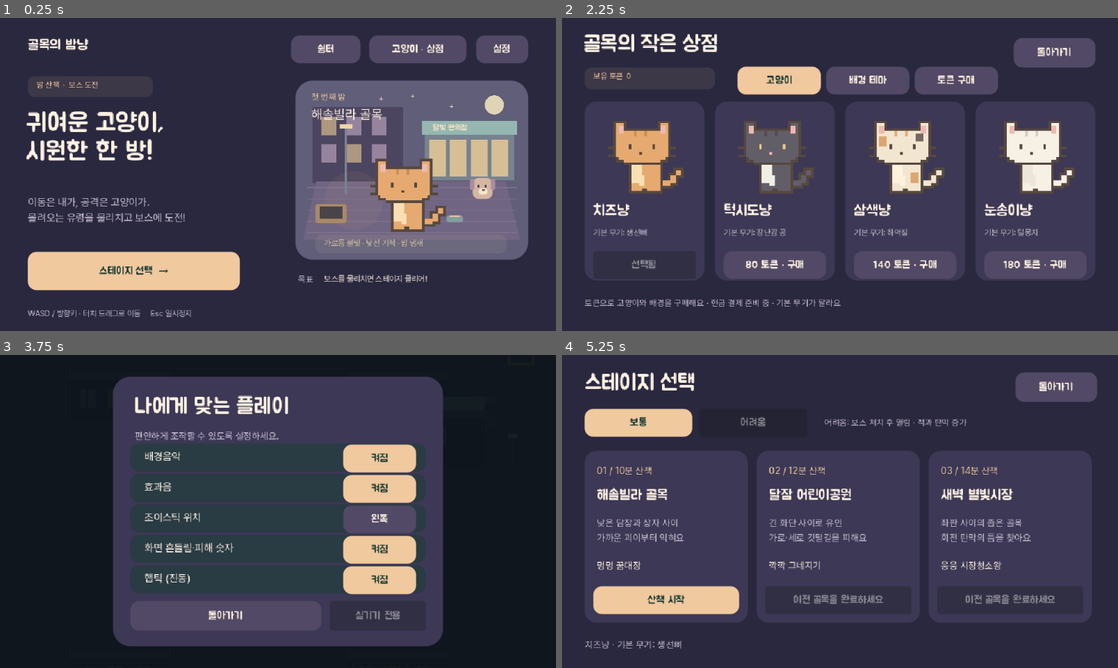
Above: before the commit, frames 1-4 (two rows, left to right).
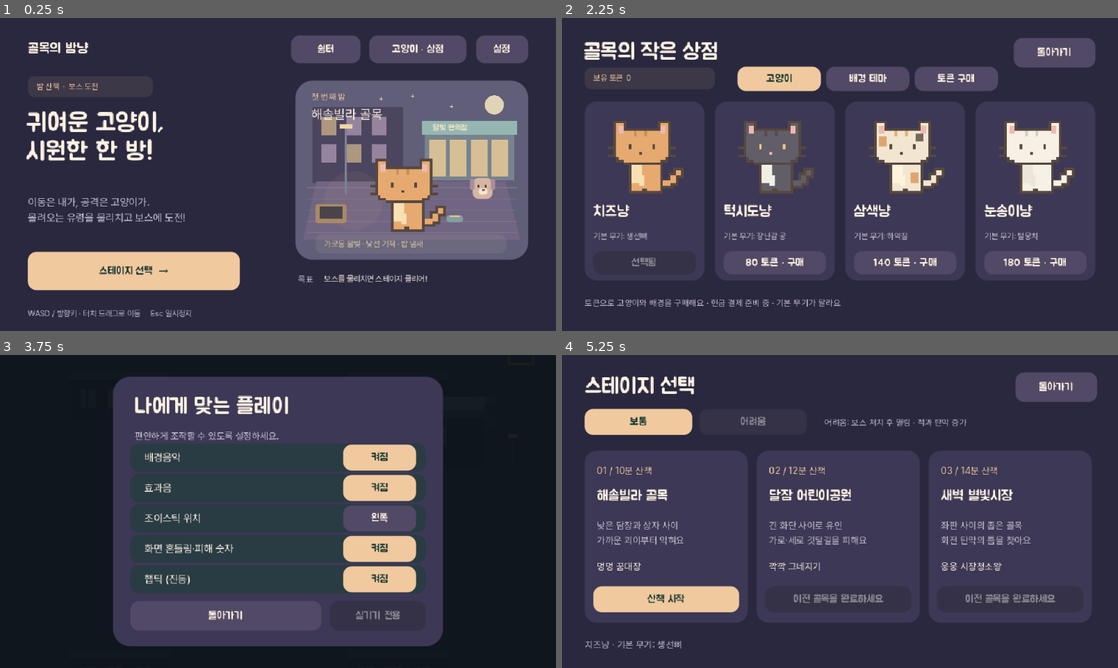
Above: after the commit, the same moments.

Repository: chlee1252/roguelike
Game: Godot game, scene res://app/game.tscn
Same seed, same stepped clock (60 frames per second), same inputs: the game is played once before the commit and once after it. Sound files missing from this copy of the repository are replaced by a short silence.
Inputs:
- Up to frame 1 (0.25 s): no input
- Up to frame 2 (2.25 s): click "쉼터" at 0.5 s; click "돌아가기" at 1.25 s; click "고양이 · 상점" at 2 s
- Up to frame 3 (3.75 s): click "돌아가기" at 2.75 s; click "설정" at 3.5 s
- Up to frame 4 (5.25 s): click "돌아가기" at 4.25 s; click "스테이지 선택 →" at 5 s

The runs differ from the first frame. In frame 1, 0.6% of the frame differs, in the area x 5-76%, y 6-74%; in frame 2, 4.0%; in frame 3, 1.4%; in frame 4, 4.1%, in the area x 4-89%, y 5-83%.

Commit message:
fix: vertically center component text and button content

Diff:
--- a/game/run.gd
+++ b/game/run.gd
@@ -85,6 +85,7 @@
 func _label(parent: Node, text: String, at: Vector2, font_size: int, color := GameSkin.INK) -> Label:
 	var label := Label.new()
 	label.text = text
+	label.vertical_alignment = VERTICAL_ALIGNMENT_CENTER
 	label.position = at
 	label.add_theme_font_size_override("font_size", font_size)
 	label.add_theme_font_override("font", GameSkin.BOLD if font_size >= 16 else GameSkin.REGULAR)
@@ -93,16 +94,24 @@
 	parent.add_child(label)
 	return label
 
+func _cell_label(parent: Node, text: String, rect: Rect2, font_size: int, color := GameSkin.INK) -> Label:
+	var label := _label(parent, "", rect.position, font_size, color)
+	label.size = rect.size
+	label.text = text
+	return label
+
 func _button(parent: Node, text: String, rect: Rect2, action: Callable, primary: bool = false) -> Button:
 	var button := Button.new()
 	button.text = text
 	button.position = rect.position
-	button.size = rect.size
+	button.alignment = HORIZONTAL_ALIGNMENT_CENTER
 	button.add_theme_font_size_override("font_size", 12)
 	button.add_theme_font_override("font", GameSkin.BOLD)
 	var normal := GameSkin.box(GameSkin.MINT if primary else Color("514965"), 10)
 	normal.content_margin_left = 10
 	normal.content_margin_right = 10
+	normal.content_margin_top = 4
+	normal.content_margin_bottom = 4
 	button.add_theme_stylebox_override("normal", normal)
 	var hover := normal.duplicate() as StyleBoxFlat
 	hover.bg_color = Color("c3eddb") if primary else Color("665a7a")
@@ -110,11 +119,15 @@
 	var pressed := normal.duplicate() as StyleBoxFlat
 	pressed.bg_color = Color("85c6ac") if primary else Color("413952")
 	button.add_theme_stylebox_override("pressed", pressed)
+	var disabled := normal.duplicate() as StyleBoxFlat
+	disabled.bg_color = Color("353147")
+	button.add_theme_stylebox_override("disabled", disabled)
 	button.add_theme_stylebox_override("focus", GameSkin.box(Color.TRANSPARENT, 10, Color("bedccd")))
 	for state_name in ["font_color", "font_hover_color", "font_pressed_color", "font_focus_color"]:
 		button.add_theme_color_override(state_name, Color("183a32") if primary else GameSkin.INK)
 	button.pressed.connect(action)
 	parent.add_child(button)
+	button.size = rect.size
 	screen_buttons.append(button)
 	return button
 
@@ -132,7 +145,7 @@
 
 func _chip(parent: Node, text: String, rect: Rect2, color := GameSkin.MINT) -> void:
 	_panel(parent, rect, Color(color, 0.10), 8)
-	_label(parent, text, rect.position + Vector2(10, 4), 9, color)
+	_cell_label(parent, text, Rect2(rect.position + Vector2(10, 0), rect.size - Vector2(20, 0)), 9, color)
 
 func _icon(parent: Node, index: int, at: Vector2, tint := GameSkin.MINT) -> void:
 	var glyph := EquipmentGlyph.new()
@@ -149,11 +162,11 @@
 	add_child(hud)
 	_panel(hud, Rect2(12, 10, 155, 39), Color(0.06, 0.11, 0.14, 0.92), 12)
 	_panel(hud, Rect2(235, 10, 300, 36), Color(0.06, 0.11, 0.14, 0.92), 12)
-	title = _label(hud, "동네 고양이", Vector2(24, 15), 10, GameSkin.MUTED)
-	health_text = _label(hud, "100", Vector2(135, 15), 10, GameSkin.MINT)
-	stats = _label(hud, "", Vector2(251, 19), 12)
+	title = _cell_label(hud, "동네 고양이", Rect2(24, 10, 107, 25), 10, GameSkin.MUTED)
+	health_text = _cell_label(hud, "100", Rect2(135, 10, 30, 25), 10, GameSkin.MINT)
+	stats = _cell_label(hud, "", Rect2(251, 10, 270, 33), 12)
 	_panel(hud, Rect2(12, 324, 616, 26), Color(0.06, 0.11, 0.14, 0.88), 9)
-	loadout = _label(hud, "", Vector2(24, 330), 9, GameSkin.MUTED)
+	loadout = _cell_label(hud, "", Rect2(24, 324, 592, 26), 9, GameSkin.MUTED)
 	wave_label = _label(hud, "", Vector2(150, 58), 13, Color("e6c69b"))
 	wave_label.autowrap_mode = TextServer.AUTOWRAP_WORD_SMART
 	wave_label.size = Vector2(440, 42)
@@ -177,7 +190,7 @@
 	boss_panel.mouse_filter = Control.MOUSE_FILTER_IGNORE
 	hud.add_child(boss_panel)
 	_panel(boss_panel, Rect2(170, 52, 300, 34), Color("514965"), 10)
-	boss_title = _label(boss_panel, "멍멍 꿈대장", Vector2(184, 55), 10, GameSkin.INK)
+	boss_title = _cell_label(boss_panel, "멍멍 꿈대장", Rect2(184, 52, 272, 24), 10, GameSkin.INK)
 	boss_bar = ProgressBar.new()
 	boss_bar.position = Vector2(184, 76)
 	_style_bar(boss_bar, Color("efb5c3"))
@@ -207,7 +220,7 @@
 	hud.visible = false
 	_clear_overlay()
 	_panel(overlay, Rect2(0, 0, 640, 360), GameSkin.BASE, 0)
-	_label(overlay, "골목의 밤냥", Vector2(32, 23), 16)
+	_cell_label(overlay, "골목의 밤냥", Rect2(32, 20, 280, 32), 16)
 	_button(overlay, "쉼터", Rect2(335, 20, 80, 32), _show_shelter)
 	_button(overlay, "고양이 · 상점", Rect2(425, 20, 112, 32), _show_cats)
 	_button(overlay, "설정", Rect2(548, 20, 60, 32), _show_settings)
@@ -437,9 +450,9 @@
 		if id.begins_with("w") or id.begins_with("s"):
 			var rank: int = battle.weapons[id.substr(1).to_int()] if id.begins_with("w") else battle.supports[id.substr(1).to_int()]
 			rank_text = ("새 무기" if id.begins_with("w") else "새 강화") if rank == 0 else "%d → %d 레벨" % [rank, rank + 1]
-		_label(overlay, rank_text, Vector2(x + 69, 148), 10, tint)
+		_cell_label(overlay, rank_text, Rect2(x + 69, 137, 105, 38), 10, tint)
 		var description := _describe(id)
-		_label(overlay, description[0], Vector2(x + 14, 185), 16)
+		_cell_label(overlay, description[0], Rect2(x + 14, 180, 160, 32), 16)
 		var detail := _label(overlay, "", Vector2(x + 14, 212), 10, GameSkin.MUTED)
 		detail.autowrap_mode = TextServer.AUTOWRAP_WORD_SMART
 		detail.size = Vector2(160, 78)
@@ -545,8 +558,8 @@
 	for i in 3:
 		var x := 84 + i * 156
 		_panel(overlay, Rect2(x, 164, 146, 76), Color("293d43"), 12)
-		_label(overlay, ["산책 시간", "처치한 적", "도달 레벨"][i], Vector2(x + 14, 174), 10, GameSkin.MUTED)
-		_label(overlay, values[i], Vector2(x + 14, 195), 25, GameSkin.MINT)
+		_cell_label(overlay, ["산책 시간", "처치한 적", "도달 레벨"][i], Rect2(x + 14, 170, 118, 20), 10, GameSkin.MUTED)
+		_cell_label(overlay, values[i], Rect2(x + 14, 190, 118, 42), 25, GameSkin.MINT)
 	_label(overlay, "발견: " + NightContent.CLUES[battle.stage_id] if battle.victory else "마지막 위험: " + battle.last_damage, Vector2(84, 247), 10, GameSkin.MUTED)
 	_button(overlay, "이야기 보기" if battle.victory else "다시 도전", Rect2(84, 277, 244, 36), _show_story if battle.victory else start_run, true)
 	_button(overlay, "쉼터로 돌아가기" if result_saved else "기록 저장 재시도", Rect2(340, 277, 216, 36), _show_shelter if result_saved else _show_results)
@@ -653,7 +666,7 @@
 	for i in 5:
 		var y := 102 + i * 35
 		_panel(overlay, Rect2(150, y, 340, 32), Color("293b43"), 10)
-		_label(overlay, ["배경음악", "효과음", "조이스틱 위치", "화면 흔들림·피해 숫자", "햅틱 (진동)"][i], Vector2(166, y + 7), 12)
+		_cell_label(overlay, ["배경음악", "효과음", "조이스틱 위치", "화면 흔들림·피해 숫자", "햅틱 (진동)"][i], Rect2(166, y, 218, 32), 12)
 		var active: bool = [audio.music_enabled, audio.enabled, mirrored, not reduced_effects, haptics.enabled][i]
 		var value := ("오른쪽" if mirrored else "왼쪽") if i == 2 else ("켜짐" if active else "꺼짐")
 		_button(overlay, value, Rect2(395, y + 1, 84, 30), _toggle_setting.bind(["music", "sound", "mirrored", "effects", "haptics"][i]), active)
@@ -685,7 +698,7 @@
 	hud.visible = false
 	_clear_overlay()
 	_panel(overlay, Rect2(0, 0, 640, 360), GameSkin.BASE, 0)
-	_label(overlay, "골목의 작은 상점", Vector2(25, 18), 25)
+	_cell_label(overlay, "골목의 작은 상점", Rect2(25, 18, 480, 44), 25)
 	_chip(overlay, ("테스트 토큰  " if shop.preview else "보유 토큰  ") + str(collection.tokens), Rect2(26, 57, 150, 25))
 	_button(overlay, "돌아가기", Rect2(520, 23, 94, 34), _show_menu)
 	for tab in 3:
@@ -723,10 +736,10 @@
 			preview.texture_filter = CanvasItem.TEXTURE_FILTER_NEAREST
 			preview.mouse_filter = Control.MOUSE_FILTER_IGNORE
 			overlay.add_child(preview)
-		_label(overlay, AlleyTheme.NAMES[id] if background else CatPixel.NAMES[id], Vector2(x + 10, 213), 12 if background else 17)
+		_cell_label(overlay, AlleyTheme.NAMES[id] if background else CatPixel.NAMES[id], Rect2(x + 10, 208, 118, 31), 12 if background else 17)
 		var owned := (collection.themes if background else collection.unlocked).has(id)
 		var selected := id == (collection.selected_theme if background else collection.selected)
-		_label(overlay, ("선택한 배경" if selected else "보유 중" if owned else "잠긴 배경") if background else "기본 무기: " + NightContent.SHORT[NightContent.CAT_STARTERS[id]], Vector2(x + 10, 241), 9, GameSkin.MUTED)
+		_cell_label(overlay, ("선택한 배경" if selected else "보유 중" if owned else "잠긴 배경") if background else "기본 무기: " + NightContent.SHORT[NightContent.CAT_STARTERS[id]], Rect2(x + 10, 239, 118, 25), 9, GameSkin.MUTED)
 		var price: int = CatCollection.THEME_PRICES[id] if background else CatCollection.PRICES[id]
 		var button := _button(overlay, "선택됨" if selected else "선택하기" if owned else "%d 토큰 · 구매" % price, Rect2(x + 10, 268, 118, 27), _cat_action.bind(id, background), selected)
 		button.disabled = selected or shop.busy
@@ -736,8 +749,8 @@
 	for index in 3:
 		var x := 26 + index * 198
 		_panel(overlay, Rect2(x, 142, 188, 135), GameSkin.SURFACE, 14)
-		_label(overlay, "%d 토큰" % CatCollection.PACKS[index], Vector2(x + 18, 158), 24)
-		_label(overlay, "고양이 · 배경 공용", Vector2(x + 18, 197), 11, GameSkin.MUTED)
+		_cell_label(overlay, "%d 토큰" % CatCollection.PACKS[index], Rect2(x + 18, 151, 152, 43), 24)
+		_cell_label(overlay, "고양이 · 배경 공용", Rect2(x + 18, 194, 152, 28), 11, GameSkin.MUTED)
 		var button := _button(overlay, "가상 구매 · 무료 테스트" if shop.preview else "결제 준비 중", Rect2(x + 12, 230, 164, 32), _buy_tokens.bind(index), shop.preview)
 		button.disabled = not shop.preview or shop.busy
 	_button(overlay, "구매 내역 새로고침", Rect2(26, 284, 160, 28), _refresh_shop)
@@ -779,7 +792,7 @@
 	hud.hide()
 	_clear_overlay()
 	_panel(overlay, Rect2(0, 0, 640, 360), GameSkin.BASE, 0)
-	_label(overlay, title_text, Vector2(26, 20), 25)
+	_cell_label(overlay, title_text, Rect2(26, 15, 480, 44), 25)
 	var back := _button(overlay, "돌아가기", Rect2(522, 20, 94, 34), _show_menu)
 	back.z_index = 20
 
@@ -792,11 +805,11 @@
 	for index in 3:
 		var x := 26 + index * 198
 		_panel(overlay, Rect2(x, 110, 188, 198), GameSkin.SURFACE, 14)
-		_label(overlay, "0%d / %d분 산책" % [index + 1, int(NightContent.DURATIONS[index] / 60)], Vector2(x + 14, 126), 11, GameSkin.MINT)
-		_label(overlay, NightContent.STAGES[index], Vector2(x + 14, 153), 16)
-		var note := _label(overlay, ["낮은 담장과 상자 사이\\n가까운 괴이부터 익혀요", "긴 화단 사이로 유인\\n가로·세로 깃털길을 피해요", "좌판 사이의 좁은 골목\\n회전 탄막의 틈을 찾아요"][index].replace("\\n", "\n"), Vector2(x + 14, 186), 11, GameSkin.MUTED)
+		_cell_label(overlay, "0%d / %d분 산책" % [index + 1, int(NightContent.DURATIONS[index] / 60)], Rect2(x + 14, 120, 160, 26), 11, GameSkin.MINT)
+		_cell_label(overlay, NightContent.STAGES[index], Rect2(x + 14, 146, 160, 34), 16)
+		var note := _cell_label(overlay, ["낮은 담장과 상자 사이\\n가까운 괴이부터 익혀요", "긴 화단 사이로 유인\\n가로·세로 깃털길을 피해요", "좌판 사이의 좁은 골목\\n회전 탄막의 틈을 찾아요"][index].replace("\\n", "\n"), Rect2(x + 14, 180, 160, 48), 11, GameSkin.MUTED)
 		note.size = Vector2(160, 50)
-		_label(overlay, NightContent.BOSSES[index], Vector2(x + 14, 235), 11)
+		_cell_label(overlay, NightContent.BOSSES[index], Rect2(x + 14, 228, 160, 30), 11)
 		var button := _button(overlay, "다시 산책" if progress.cleared.has(index) else "산책 시작" if progress.stage_open(index) else "이전 골목을 완료하세요", Rect2(x + 10, 266, 168, 30), _begin_stage.bind(index), progress.stage_open(index))
 		button.disabled = not progress.stage_open(index)
 	_label(overlay, CatPixel.NAMES[collection.selected] + " · 기본 무기: " + WEAPON_NAMES[NightContent.CAT_STARTERS[collection.selected]], Vector2(26, 326), 11, GameSkin.MUTED)
@@ -829,8 +842,8 @@
 		for index in 4:
 			var at := Vector2(276 + (index % 2) * 173, 106 + int(index / 2) * 101)
 			_panel(overlay, Rect2(at, Vector2(164, 93)), GameSkin.SURFACE, 12)
-			_label(overlay, NightContent.FURNITURE[index], at + Vector2(10, 8), 12)
-			_label(overlay, NightContent.WEAPONS[index + 4] + " 사용 가능", at + Vector2(10, 31), 10, GameSkin.MUTED)
+			_cell_label(overlay, NightContent.FURNITURE[index], Rect2(at + Vector2(10, 3), Vector2(144, 27)), 12)
+			_cell_label(overlay, NightContent.WEAPONS[index + 4] + " 사용 가능", Rect2(at + Vector2(10, 30), Vector2(144, 23)), 10, GameSkin.MUTED)
 			var owned := progress.furniture.has(index)
 			var button := _button(overlay, "쉼터에 있어요" if owned else "간식 %d개 · 구매" % NightContent.FURNITURE_COST[index], Rect2(at + Vector2(8, 57), Vector2(148, 28)), _furnish.bind(index))
 			button.disabled = owned or progress.memories < NightContent.FURNITURE_COST[index]
@@ -838,17 +851,17 @@
 		for index in 8:
 			var at := Vector2(26 + (index % 4) * 150, 107 + int(index / 4) * 102)
 			_panel(overlay, Rect2(at, Vector2(140, 94)), GameSkin.SURFACE, 12)
-			_label(overlay, NightContent.SHORT[index], at + Vector2(10, 7), 14)
-			_label(overlay, ["관통", "경로", "연쇄", "공포", "이동 미끼", "벽 반사", "멈춤·기습", "끌어모으기"][index], at + Vector2(10, 33), 10, GameSkin.MUTED)
+			_cell_label(overlay, NightContent.SHORT[index], Rect2(at + Vector2(10, 3), Vector2(120, 28)), 14)
+			_cell_label(overlay, ["관통", "경로", "연쇄", "공포", "이동 미끼", "벽 반사", "멈춤·기습", "끌어모으기"][index], Rect2(at + Vector2(10, 31), Vector2(120, 25)), 10, GameSkin.MUTED)
 			var owned := progress.available_weapons().has(index)
-			_label(overlay, "레벨 업 때 획득 가능" if owned else "쉼터 꾸미기로 사용 가능", at + Vector2(10, 65), 10, GameSkin.MINT if owned else GameSkin.MUTED)
+			_cell_label(overlay, "레벨 업 때 획득 가능" if owned else "쉼터 꾸미기로 사용 가능", Rect2(at + Vector2(10, 59), Vector2(120, 29)), 10, GameSkin.MINT if owned else GameSkin.MUTED)
 	else:
 		for index in 3:
 			var y := 112 + index * 64
 			_panel(overlay, Rect2(26, y, 588, 55), GameSkin.SURFACE, 10)
 			var found := progress.clues.has(index)
-			_label(overlay, NightContent.CLUES[index] if found else "아직 찾지 못한 단서", Vector2(40, y + 7), 14)
-			_label(overlay, NightContent.CLUE_NOTES[index] if found else NightContent.STAGES[index] + "에서 흔적을 찾아보세요.", Vector2(40, y + 31), 11, GameSkin.MUTED)
+			_cell_label(overlay, NightContent.CLUES[index] if found else "아직 찾지 못한 단서", Rect2(40, y + 3, 560, 25), 14)
+			_cell_label(overlay, NightContent.CLUE_NOTES[index] if found else NightContent.STAGES[index] + "에서 흔적을 찾아보세요.", Rect2(40, y + 28, 560, 24), 11, GameSkin.MUTED)
 	_label(overlay, "간식은 플레이로만 모아요 · 유료 토큰과 별개 · 생존 90초마다 1개 · 기본 보상 최대 8개" if saved else "기록 저장에 실패했어요. 저장 공간을 확인한 뒤 쉼터를 다시 열어주세요.", Vector2(26, 327), 10, GameSkin.MUTED)
 
 func _shelter_tab(tab: int) -> void:
